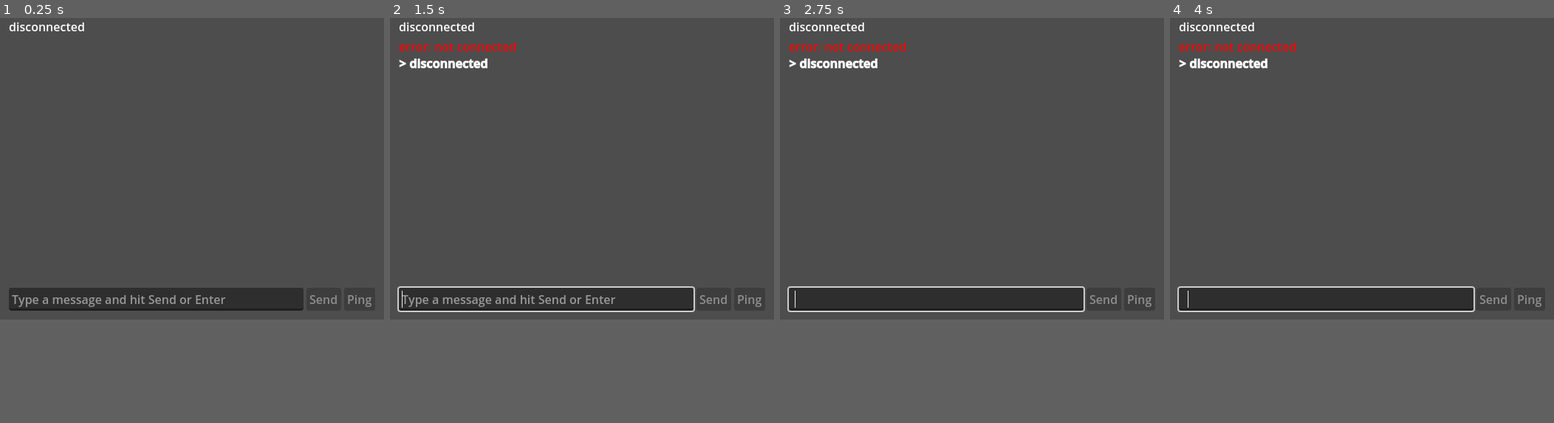
Above: before the commit, frames 1-4 (left to right).
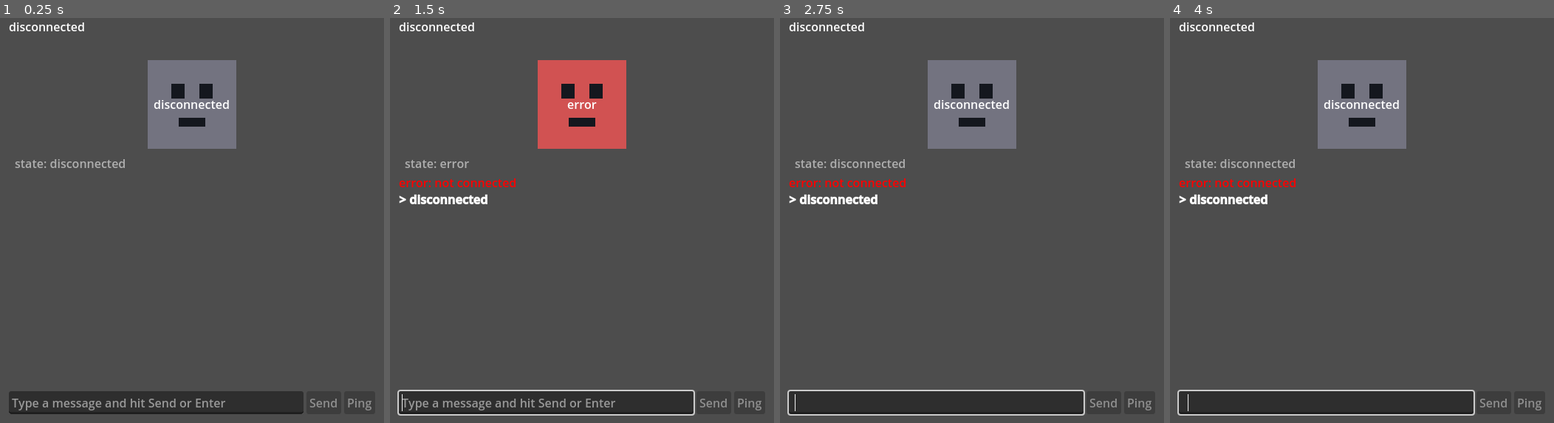
Above: after the commit, the same moments.

Repository: Modularium/Smolit-Assistant
Game: Godot game, scene res://scenes/main.tscn
The game is run twice, just before and just after one commit, with the same random seed, the same clock (stepped at 60 frames per second) and the same inputs.
Inputs (mouse positions are in pixels of both pictures, inside the frame that each line leads up to):
- Up to frame 1 (0.25 s): no input
- Up to frame 2 (1.5 s): click (547, 297) at 0.52 s; type "disconnected" at 0.6 s; tap Enter at 1.25 s
- Up to frame 3 (2.75 s): tap Space at 2 s
- Up to frame 4 (4 s): tap Enter at 2.75 s; tap Space at 3.5 s
In our replay, the window is 520x420 before the commit and 520x560 after it. These sizes can differ from the game's own. Grey fills any space a smaller window leaves; there, only what the larger window draws over its background counts as a difference.

The runs differ from the first frame. In frame 1, 14% of the frame differs, in the area x 2-97%, y 10-98%; in frame 2, 16%; in frame 3, 17%, in the area x 1-97%, y 6-99%; in frame 4, 17%.

Commit message:
feat(ui): add avatar mvp with core-driven idle thinking talking states
Co-Authored-By: Claude Opus 4.7 <noreply@anthropic.com>

Diff:
--- a/ui/project.godot
+++ b/ui/project.godot
@@ -22,7 +22,7 @@
 [display]
 
 window/size/viewport_width=520
-window/size/viewport_height=420
+window/size/viewport_height=560
 
 [rendering]
 
--- /dev/null
+++ b/ui/scenes/avatar/avatar_root.tscn
@@ -0,0 +1,100 @@
+[gd_scene load_steps=2 format=3]
+
+[ext_resource type="Script" path="res://scripts/avatar/avatar_controller.gd" id="1_ctrl"]
+
+[node name="AvatarRoot" type="Control"]
+custom_minimum_size = Vector2(0, 180)
+layout_mode = 3
+anchors_preset = 10
+anchor_right = 1.0
+offset_bottom = 180.0
+grow_horizontal = 2
+script = ExtResource("1_ctrl")
+
+[node name="VisualRoot" type="CenterContainer" parent="."]
+layout_mode = 1
+anchors_preset = 15
+anchor_right = 1.0
+anchor_bottom = 1.0
+grow_horizontal = 2
+grow_vertical = 2
+
+[node name="Body" type="ColorRect" parent="VisualRoot"]
+custom_minimum_size = Vector2(120, 120)
+layout_mode = 2
+color = Color(0.32, 0.55, 0.78, 1)
+
+[node name="Face" type="Control" parent="VisualRoot"]
+custom_minimum_size = Vector2(120, 120)
+layout_mode = 2
+mouse_filter = 2
+
+[node name="Eyes" type="HBoxContainer" parent="VisualRoot/Face"]
+offset_left = 20.0
+offset_top = 32.0
+offset_right = 100.0
+offset_bottom = 52.0
+alignment = 1
+theme_override_constants/separation = 20
+
+[node name="LeftEye" type="ColorRect" parent="VisualRoot/Face/Eyes"]
+custom_minimum_size = Vector2(18, 18)
+layout_mode = 2
+color = Color(0.08, 0.09, 0.12, 1)
+
+[node name="RightEye" type="ColorRect" parent="VisualRoot/Face/Eyes"]
+custom_minimum_size = Vector2(18, 18)
+layout_mode = 2
+color = Color(0.08, 0.09, 0.12, 1)
+
+[node name="Mouth" type="ColorRect" parent="VisualRoot/Face"]
+offset_left = 42.0
+offset_top = 78.0
+offset_right = 78.0
+offset_bottom = 90.0
+pivot_offset = Vector2(18, 6)
+color = Color(0.08, 0.09, 0.12, 1)
+
+[node name="StateLabel" type="Label" parent="VisualRoot"]
+offset_left = 0.0
+offset_top = 132.0
+offset_right = 120.0
+offset_bottom = 152.0
+horizontal_alignment = 1
+text = "idle"
+
+[node name="Effects" type="Control" parent="."]
+layout_mode = 1
+anchors_preset = 15
+anchor_right = 1.0
+anchor_bottom = 1.0
+grow_horizontal = 2
+grow_vertical = 2
+mouse_filter = 2
+
+[node name="ThinkingIndicator" type="ColorRect" parent="Effects"]
+visible = false
+offset_left = 8.0
+offset_top = 8.0
+offset_right = 22.0
+offset_bottom = 22.0
+color = Color(0.85, 0.70, 0.25, 1)
+
+[node name="Debug" type="Control" parent="."]
+layout_mode = 1
+anchors_preset = 15
+anchor_right = 1.0
+anchor_bottom = 1.0
+grow_horizontal = 2
+grow_vertical = 2
+mouse_filter = 2
+
+[node name="CurrentStateLabel" type="Label" parent="Debug"]
+offset_left = 8.0
+offset_top = -22.0
+offset_right = 200.0
+offset_bottom = -2.0
+anchor_top = 1.0
+anchor_bottom = 1.0
+text = "state: idle"
+modulate = Color(1, 1, 1, 0.55)
--- a/ui/scenes/main.tscn
+++ b/ui/scenes/main.tscn
@@ -1,6 +1,7 @@
-[gd_scene load_steps=2 format=3]
+[gd_scene load_steps=3 format=3]
 
 [ext_resource type="Script" path="res://scripts/main.gd" id="1_main"]
+[ext_resource type="PackedScene" path="res://scenes/avatar/avatar_root.tscn" id="2_avatar"]
 
 [node name="Main" type="Control"]
 layout_mode = 3
@@ -27,6 +28,9 @@
 layout_mode = 2
 text = "disconnected"
 
+[node name="Avatar" parent="VBox" instance=ExtResource("2_avatar")]
+layout_mode = 2
+
 [node name="Log" type="RichTextLabel" parent="VBox"]
 layout_mode = 2
 size_flags_vertical = 3
--- /dev/null
+++ b/ui/scripts/avatar/avatar_controller.gd
@@ -0,0 +1,147 @@
+extends Control
+## Avatar MVP controller.
+##
+## Subscribes to EventBus and maps core events onto a small state set
+## (idle / thinking / talking / disconnected / error). Rendering stays
+## inside this scene; no transport, no business logic, no ABrain.
+##
+## Core-driven: the UI does not decide when to leave `talking`; it uses
+## a short deterministic timer as a stand-in until the protocol gains
+## speaking_started / speaking_ended events (then this can be swapped
+## without touching the rest of the UI).
+
+const AvatarStateRef := preload("res://scripts/avatar/avatar_state.gd")
+
+const TALK_HOLD_SECONDS: float = 1.8
+const ERROR_HOLD_SECONDS: float = 1.2
+
+const IDLE_COLOR: Color = Color(0.32, 0.55, 0.78)
+const THINKING_COLOR: Color = Color(0.85, 0.70, 0.25)
+const TALKING_COLOR: Color = Color(0.35, 0.78, 0.52)
+const DISCONNECTED_COLOR: Color = Color(0.45, 0.45, 0.50)
+const ERROR_COLOR: Color = Color(0.82, 0.32, 0.32)
+
+@onready var _body: ColorRect = $VisualRoot/Body
+@onready var _mouth: ColorRect = $VisualRoot/Face/Mouth
+@onready var _thinking_indicator: ColorRect = $Effects/ThinkingIndicator
+@onready var _state_label: Label = $VisualRoot/StateLabel
+@onready var _debug_label: Label = $Debug/CurrentStateLabel
+
+var _state: int = AvatarStateRef.State.DISCONNECTED
+var _thinking_tween: Tween = null
+var _talking_tween: Tween = null
+var _hold_timer: Timer = null
+
+
+func _ready() -> void:
+	_hold_timer = Timer.new()
+	_hold_timer.one_shot = true
+	_hold_timer.timeout.connect(_on_hold_timeout)
+	add_child(_hold_timer)
+
+	EventBus.ipc_connected.connect(_on_connected)
+	EventBus.ipc_disconnected.connect(_on_disconnected)
+	EventBus.thinking_received.connect(_on_thinking)
+	EventBus.response_received.connect(_on_response)
+	EventBus.error_received.connect(_on_error)
+
+	var initial: int = AvatarStateRef.State.IDLE if IpcClient.is_connected_to_core() \
+		else AvatarStateRef.State.DISCONNECTED
+	_set_state(initial)
+
+
+func _set_state(new_state: int) -> void:
+	if new_state == _state:
+		_apply_state_visuals()
+		return
+	_state = new_state
+	_apply_state_visuals()
+
+
+func _apply_state_visuals() -> void:
+	_stop_thinking_tween()
+	_stop_talking_tween()
+	_mouth.scale = Vector2.ONE
+	_thinking_indicator.visible = false
+	_thinking_indicator.modulate.a = 1.0
+
+	var label := AvatarStateRef.name_of(_state)
+	_state_label.text = label
+	_debug_label.text = "state: %s" % label
+
+	match _state:
+		AvatarStateRef.State.IDLE:
+			_body.color = IDLE_COLOR
+		AvatarStateRef.State.THINKING:
+			_body.color = THINKING_COLOR
+			_thinking_indicator.visible = true
+			_start_thinking_tween()
+		AvatarStateRef.State.TALKING:
+			_body.color = TALKING_COLOR
+			_start_talking_tween()
+		AvatarStateRef.State.DISCONNECTED:
+			_body.color = DISCONNECTED_COLOR
+		AvatarStateRef.State.ERROR:
+			_body.color = ERROR_COLOR
+
+
+func _start_thinking_tween() -> void:
+	_thinking_tween = create_tween().set_loops()
+	_thinking_tween.tween_property(_thinking_indicator, "modulate:a", 0.25, 0.45)
+	_thinking_tween.tween_property(_thinking_indicator, "modulate:a", 1.0, 0.45)
+
+
+func _stop_thinking_tween() -> void:
+	if _thinking_tween and _thinking_tween.is_valid():
+		_thinking_tween.kill()
+	_thinking_tween = null
+
+
+func _start_talking_tween() -> void:
+	_talking_tween = create_tween().set_loops()
+	_talking_tween.tween_property(_mouth, "scale", Vector2(1.0, 0.4), 0.18)
+	_talking_tween.tween_property(_mouth, "scale", Vector2(1.0, 1.0), 0.18)
+
+
+func _stop_talking_tween() -> void:
+	if _talking_tween and _talking_tween.is_valid():
+		_talking_tween.kill()
+	_talking_tween = null
+
+
+func _start_hold(seconds: float) -> void:
+	_hold_timer.stop()
+	_hold_timer.wait_time = seconds
+	_hold_timer.start()
+
+
+func _on_hold_timeout() -> void:
+	if _state == AvatarStateRef.State.TALKING or _state == AvatarStateRef.State.ERROR:
+		var next: int = AvatarStateRef.State.IDLE if IpcClient.is_connected_to_core() \
+			else AvatarStateRef.State.DISCONNECTED
+		_set_state(next)
+
+
+func _on_connected() -> void:
+	_hold_timer.stop()
+	_set_state(AvatarStateRef.State.IDLE)
+
+
+func _on_disconnected() -> void:
+	_hold_timer.stop()
+	_set_state(AvatarStateRef.State.DISCONNECTED)
+
+
+func _on_thinking() -> void:
+	_hold_timer.stop()
+	_set_state(AvatarStateRef.State.THINKING)
+
+
+func _on_response(_text: String) -> void:
+	_set_state(AvatarStateRef.State.TALKING)
+	_start_hold(TALK_HOLD_SECONDS)
+
+
+func _on_error(_message: String) -> void:
+	_set_state(AvatarStateRef.State.ERROR)
+	_start_hold(ERROR_HOLD_SECONDS)
--- /dev/null
+++ b/ui/scripts/avatar/avatar_state.gd
@@ -0,0 +1,28 @@
+extends RefCounted
+## Avatar state constants for the Phase 3.2 MVP.
+##
+## Plain integer enum; no behavior. The controller maps core events to
+## these values and renders them. Kept separate so new states can be
+## added later without touching transport or rendering code.
+
+class_name AvatarState
+
+enum State {
+	IDLE,
+	THINKING,
+	TALKING,
+	DISCONNECTED,
+	ERROR,
+}
+
+const DEFAULT: int = State.IDLE
+
+
+static func name_of(state: int) -> String:
+	match state:
+		State.IDLE: return "idle"
+		State.THINKING: return "thinking"
+		State.TALKING: return "talking"
+		State.DISCONNECTED: return "disconnected"
+		State.ERROR: return "error"
+		_: return "unknown"
Not shown, changed: README.md
Not shown, changed: ROADMAP.md
Not shown, added: ui/assets/avatar/.gitkeep
